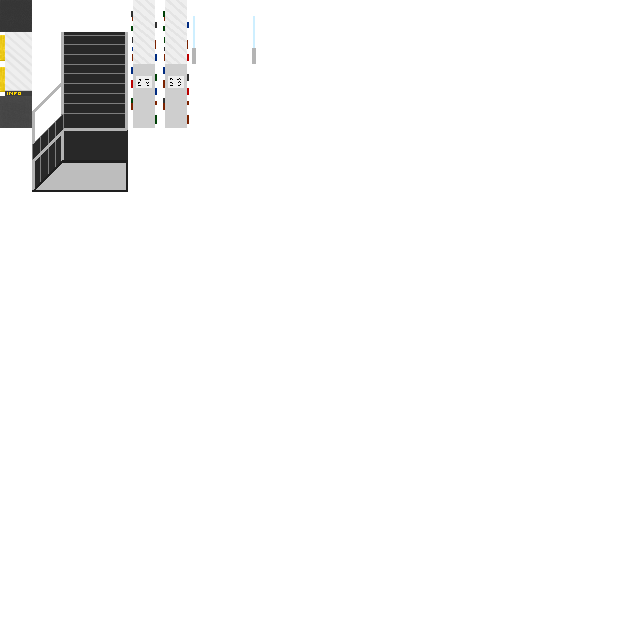
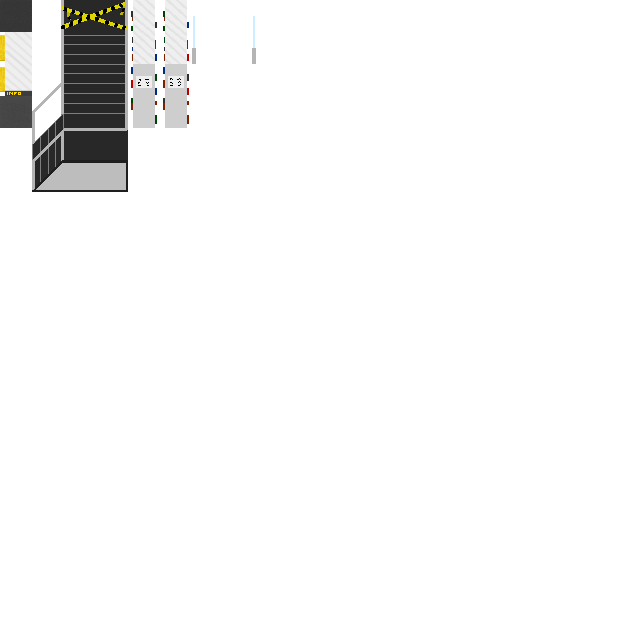
Before/after of a (640, 640) layered artwork. What changed in the layer stack:
painted on "Hintergrund" over box(61, 0, 128, 32)
